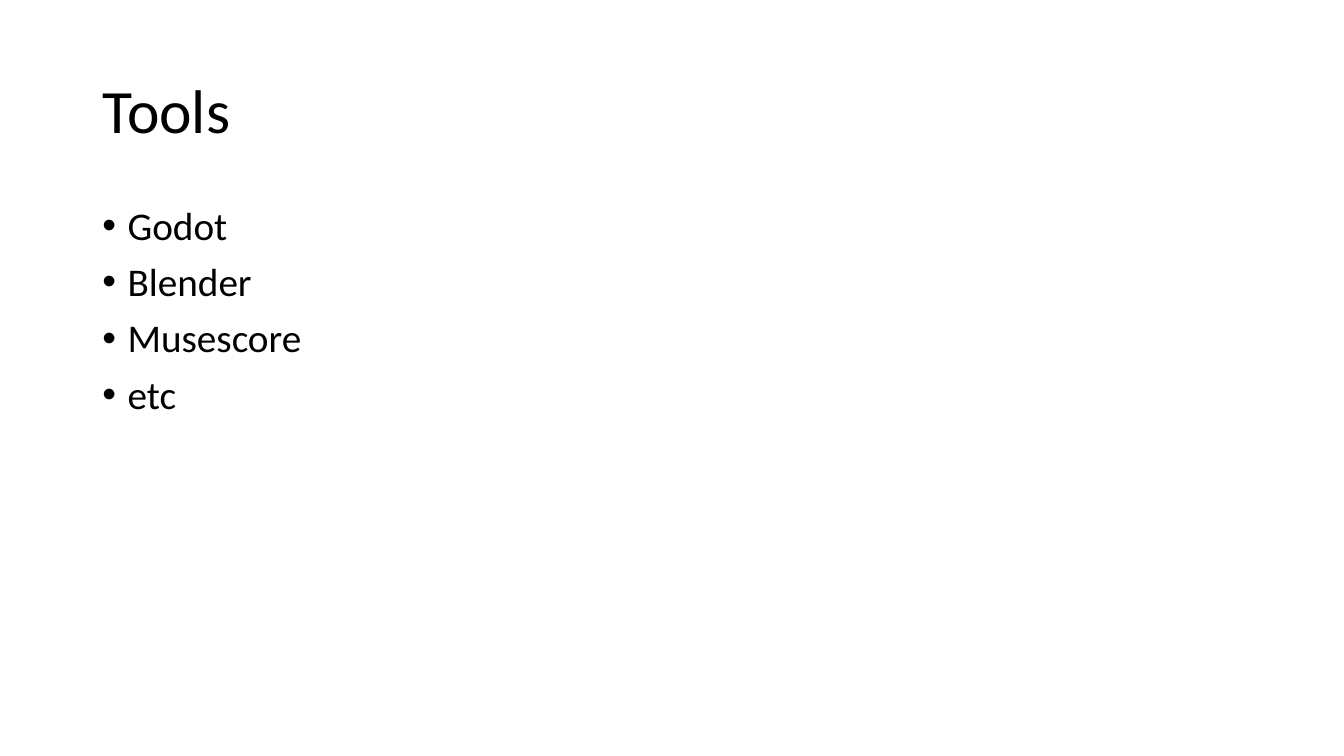
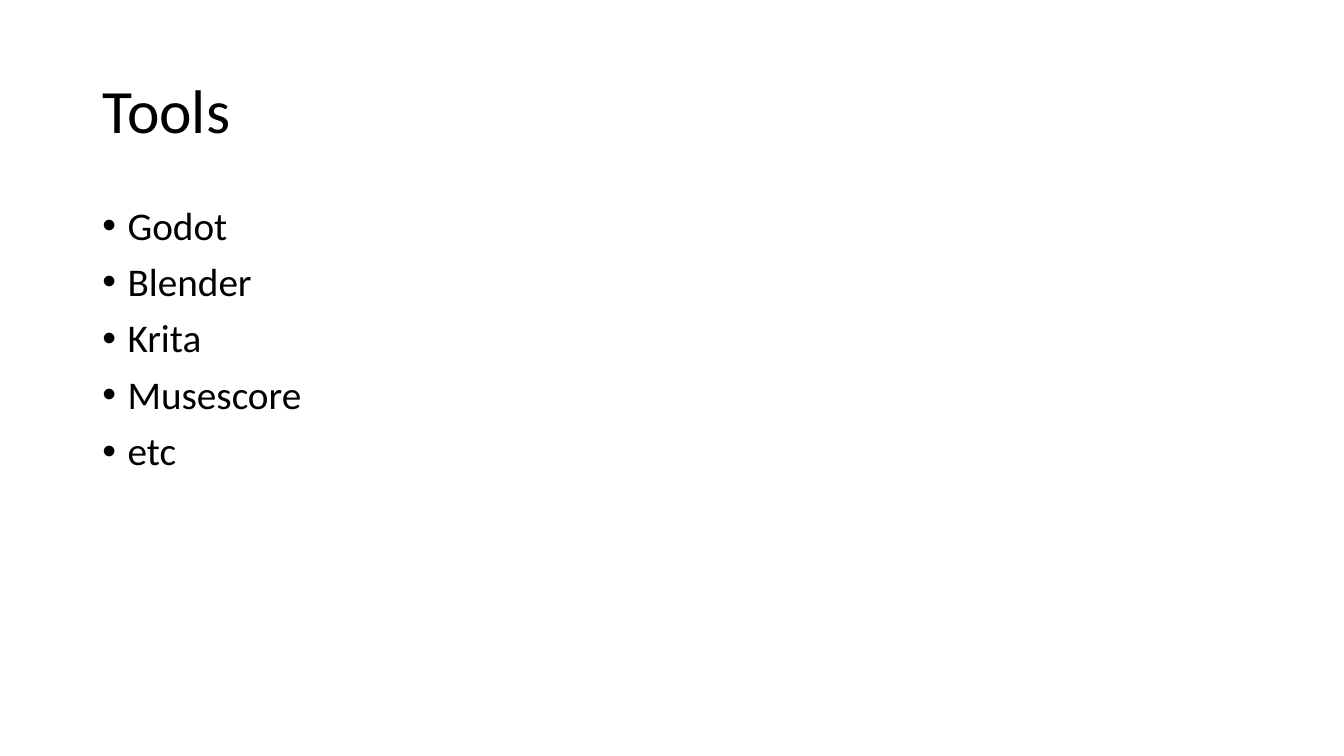
Before and after one commit to Huron-Computer-Science-Club/General_Information, a slide deck: slide 4 of Kick_off_slides.pptx (slide 2 before the commit). Drawn at 1344x756 pixels with LibreOffice and Linux fonts; fonts in the diff are those of the drawing. Boxes give left, top, right and bottom in pixels: in the first picture for what was removed or moved away, otherwise in the second. Text is boxed around its words. In the diff, an @@ line names an element or a change of style, - is before the commit and + after.

```diff
--- a/Kick_off_slides.pptx
+++ b/Kick_off_slides.pptx
@@ text at box(128, 325, 202, 353): paragraph added @@
+• Krita
```
Also in this commit, not shown: 2 other slides changed, 4 slides added, 7 other files.
